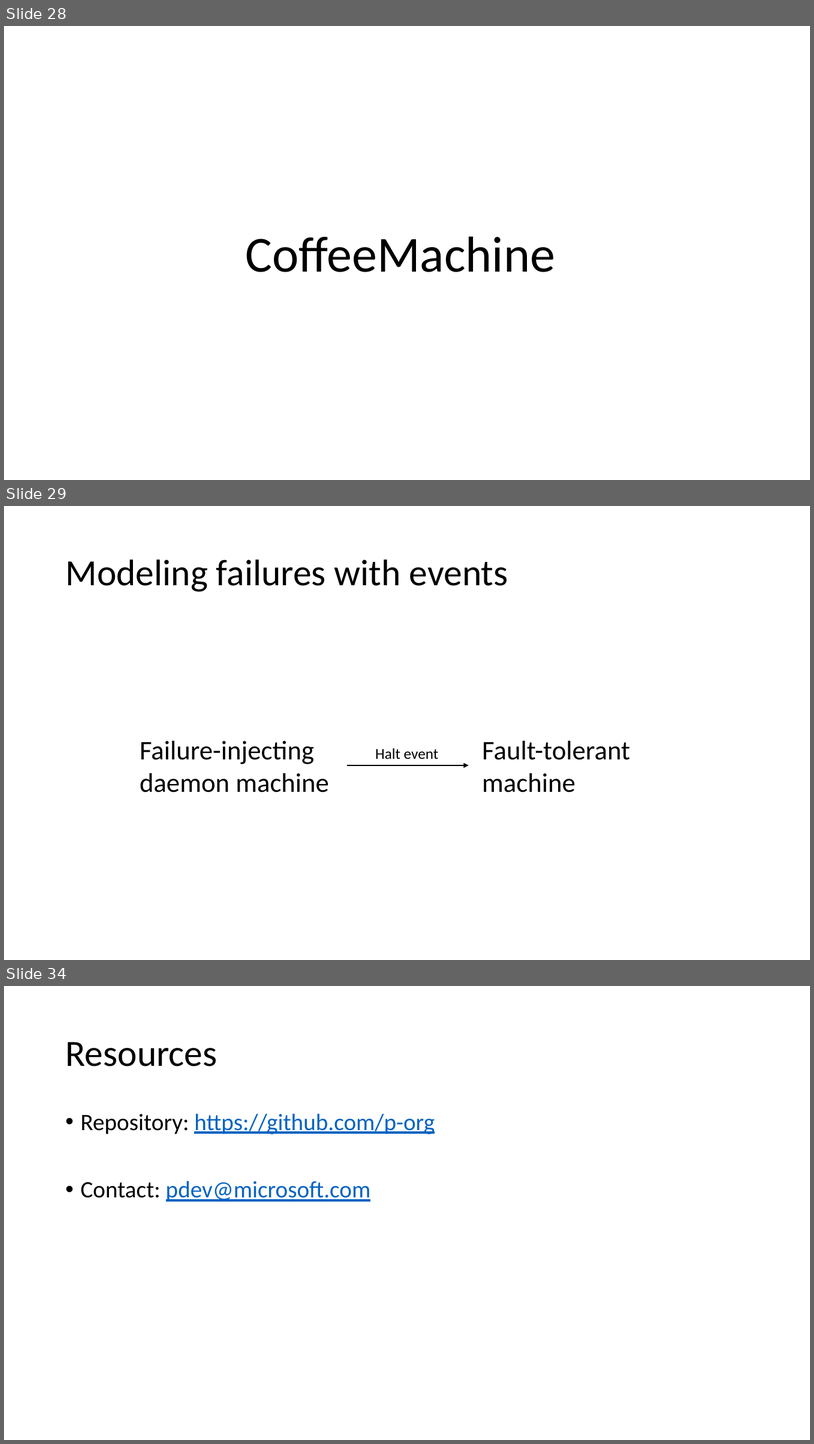
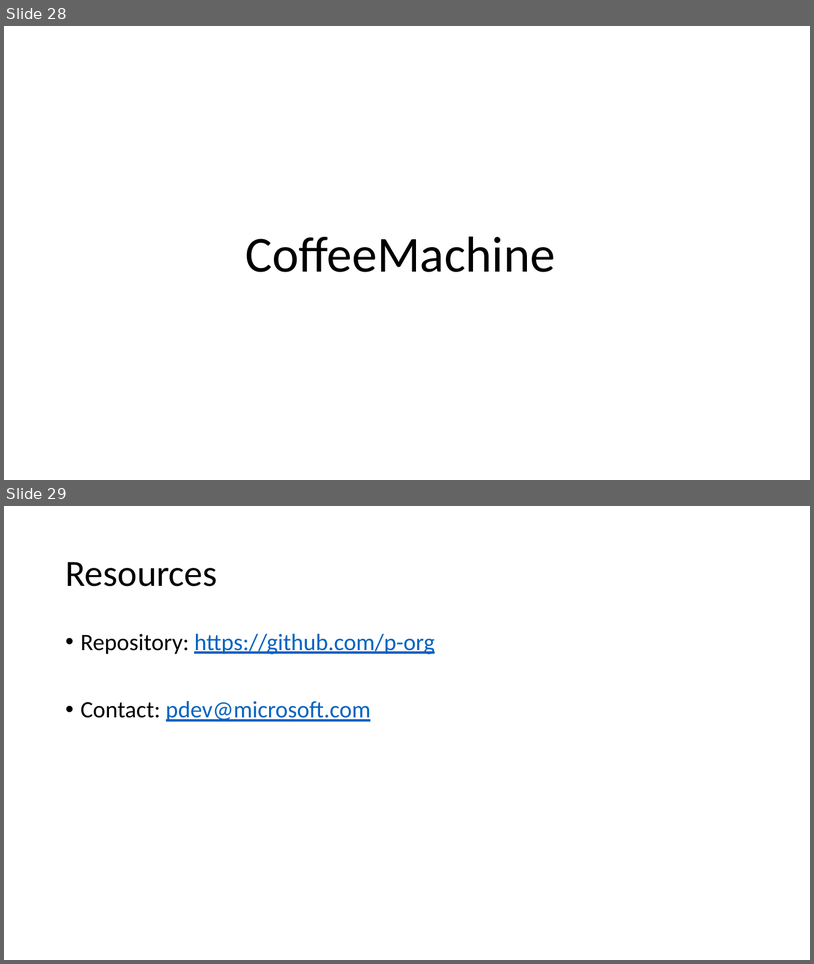
Before and after one commit to p-org/P, a slide deck: RVTutorial/P-tutorial-Part-1.pptx. Shown one above the other, each under a label of ours: slides 28, 29 and 34 before the commit, slides 28 and 29 after it; the slides between them are not shown. The pictures are 814x1444 and 814x964 pixels, drawn with LibreOffice and Linux fonts; fonts in the diff are those of the drawing. Boxes give left, top, right and bottom in pixels: in the first picture for what was removed or moved away, otherwise in the second. Text is boxed around its words. In the diff, an @@ line names an element or a change of style, - is before the commit and + after.

```diff
--- a/RVTutorial/P-tutorial-Part-1.pptx
+++ b/RVTutorial/P-tutorial-Part-1.pptx
@@ slide 29 removed at (x1=4, y1=506, x2=810, y2=960), background #FFFFFF @@
@@ title removed at (x1=65, y1=559, x2=509, y2=592) @@
-Modeling failures with events
@@ text removed at (x1=140, y1=741, x2=329, y2=792) @@
-Failure-injecting
-daemon machine
@@ text removed at (x1=375, y1=748, x2=439, y2=759) @@
-Halt event
@@ text removed at (x1=482, y1=741, x2=630, y2=792) @@
-Fault-tolerant machine
@@ arrow removed from (348, 766) to (469, 766) @@
@@ what was slide 34 is now slide 29 @@
```
Also in this commit, not shown: 2 slides changed, 4 other slides removed.
